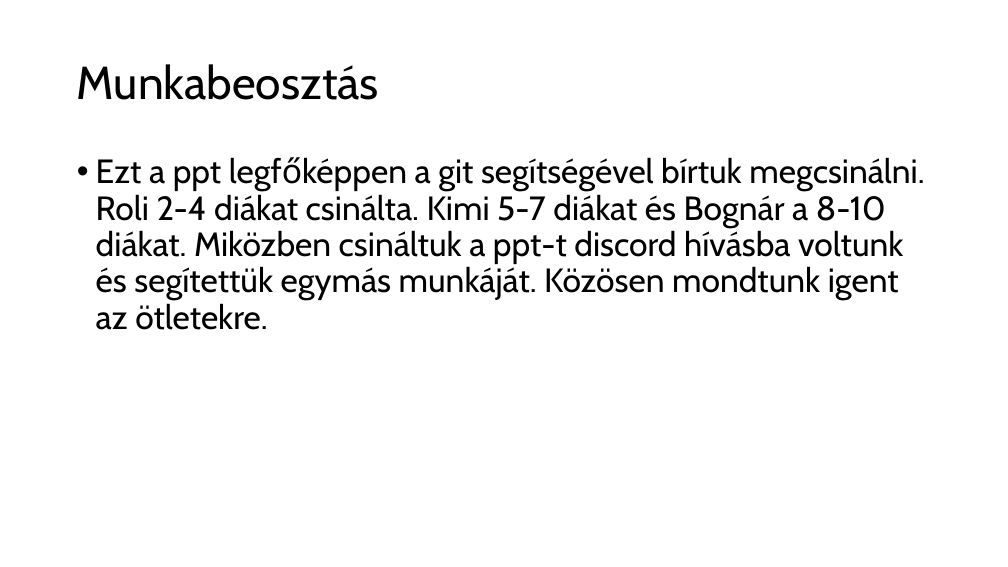
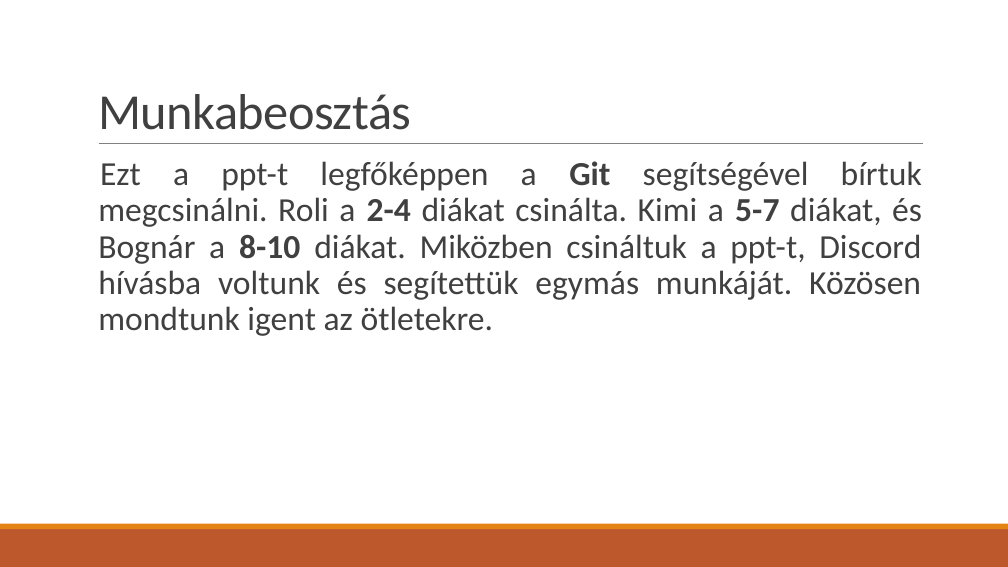
Before and after one commit to BognarBalint/Ikt_Projektmunka_2024-2025_Bogn-r_Roli_Kimi, a slide deck: slide 10 of Git_használat.pptx. Drawn at 1008x567 pixels with LibreOffice and Linux fonts; fonts in the diff are those of the drawing. Boxes give left, top, right and bottom in pixels: in the first picture for what was removed or moved away, otherwise in the second. Text is boxed around its words. In the diff, an @@ line names an element or a change of style, - is before the commit and + after.

```diff
--- a/Git_használat.pptx
+++ b/Git_használat.pptx
@@ title "Munkabeosztás": place and size @@
-title "Munkabeosztás" at (77,64,379,100)
+title "Munkabeosztás" at (98,94,411,130)
@@ title "Munkabeosztás" at (98,94,411,130): size 44 to 48 pt, font Cabin to Calibri, text colour #000000 to #404040, letter spacing 0 to -0.5 pt; line spacing 0.9 to 0.85; vertical alignment middle to bottom @@
@@ line added from (99, 144) to (923, 144), #808080 0.5 pt @@
@@ text at (98,161,922,336): text changed; font Cabin to Calibri; text colour #000000 to #404040 @@
-• Ezt a ppt legfőképpen a git segítségével bírtuk megcsinálni. Roli 2-4 diákat csinálta. Kimi 5-7 diákat és Bognár a 8-10 diákat. Miközben csináltuk a ppt-t discord hívásba voltunk és segítettük egymás munkáját. Közösen mondtunk igent az ötletekre.
+  Ezt a ppt-t legfőképpen a Git segítségével bírtuk megcsinálni. Roli a 2-4 diákat csinálta. Kimi a 5-7 diákat, és Bognár a 8-10 diákat. Miközben csináltuk a ppt-t, Discord hívásba voltunk és segítettük egymás munkáját. Közösen mondtunk igent az ötletekre.
@@ rectangle added at (0,529,1008,567), fill #BD582C @@
@@ rectangle added at (0,524,1008,529), fill #E48312 @@
```
Also in this commit, not shown: 10 other slides changed.
